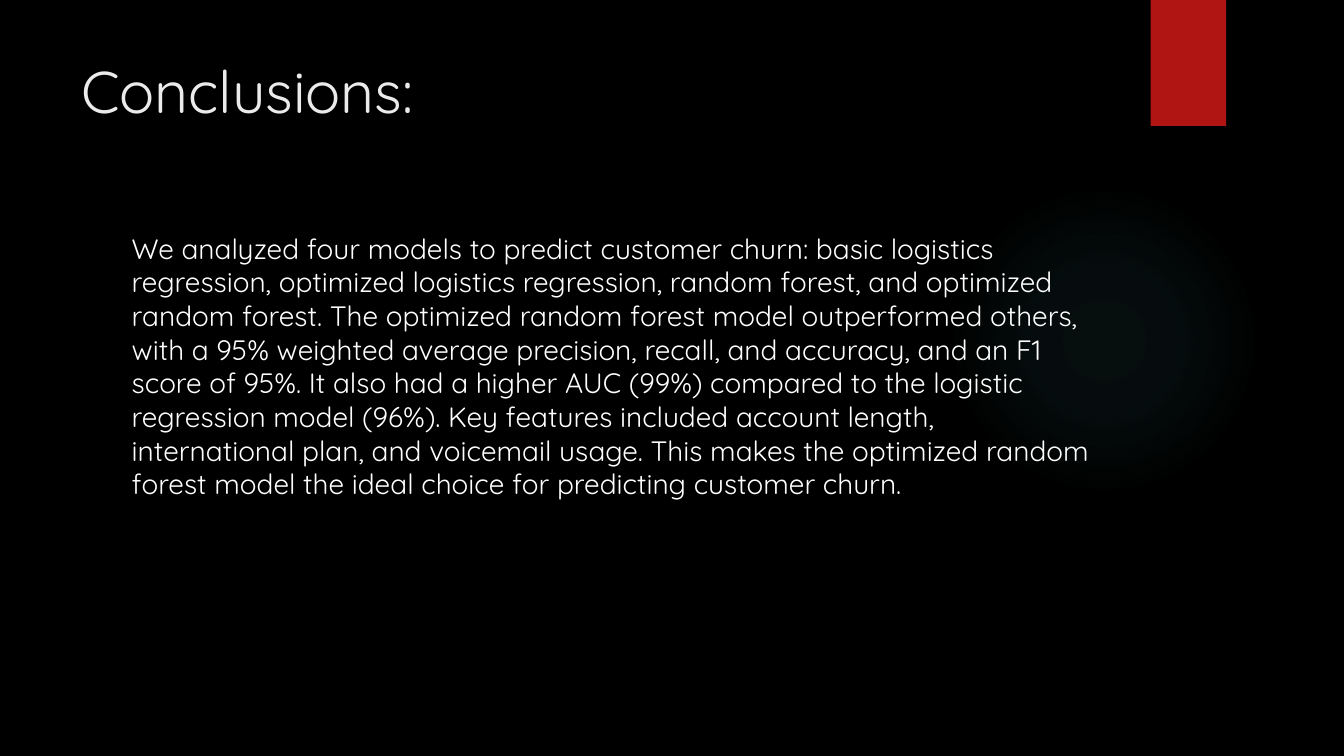
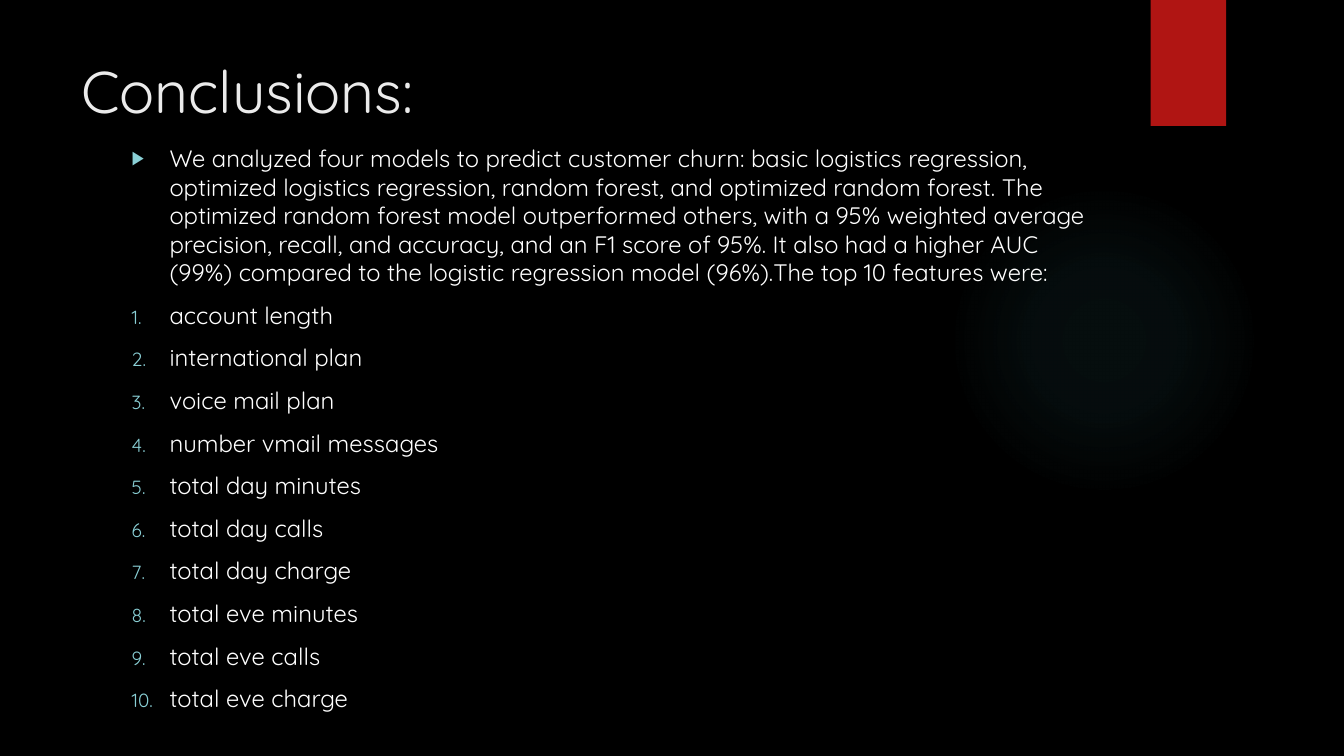
Before and after one commit to IceyPanda23/Phase_3_project, a slide deck: slide 9 of project presentation.pptm. Drawn at 1344x756 pixels with LibreOffice and Linux fonts; fonts in the diff are those of the drawing; background and template pictures are left out. Boxes give left, top, right and bottom in pixels: in the first picture for what was removed or moved away, otherwise in the second. Text is boxed around its words. In the diff, an @@ line names an element or a change of style, - is before the commit and + after.

```diff
--- a/project presentation.pptm
+++ b/project presentation.pptm
@@ text at <box>170,149,1085,666</box>: text changed; size 20 to 17 pt @@
-We analyzed four models to predict customer churn: basic logistics regression, optimized logistics regression, random forest, and optimized random forest. The optimized random forest model outperformed others, with a 95% weighted average precision, recall, and accuracy, and an F1 score of 95%. It also had a higher AUC (99%) compared to the logistic regression model (96%). Key features included account length, international plan, and voicemail usage. This makes the optimized random forest model the ideal choice for predicting customer churn.
+▶ We analyzed four models to predict customer churn: basic logistics regression, optimized logistics regression, random forest, and optimized random forest. The optimized random forest model outperformed others, with a 95% weighted average precision, recall, and accuracy, and an F1 score of 95%. It also had a higher AUC (99%) compared to the logistic regression model (96%).The top 10 features were:
+1. account length
+2. international plan
+3. voice mail plan
+4. number vmail messages
+5. total day minutes
+6. total day calls
+7. total day charge
+8. total eve minutes
+9. total eve calls
+10. total eve charge
```
Also in this commit, not shown: 1 other slide changed, 3 other files.
